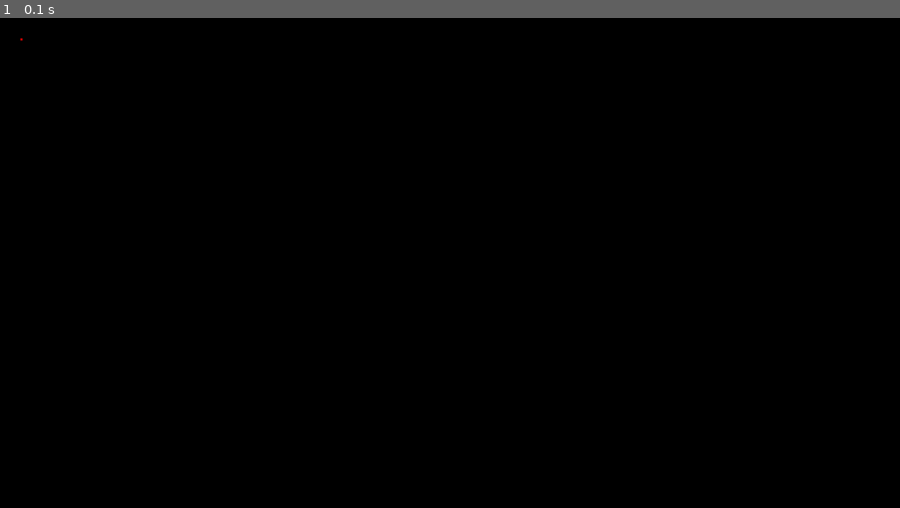
Above: before the commit, frame 1.
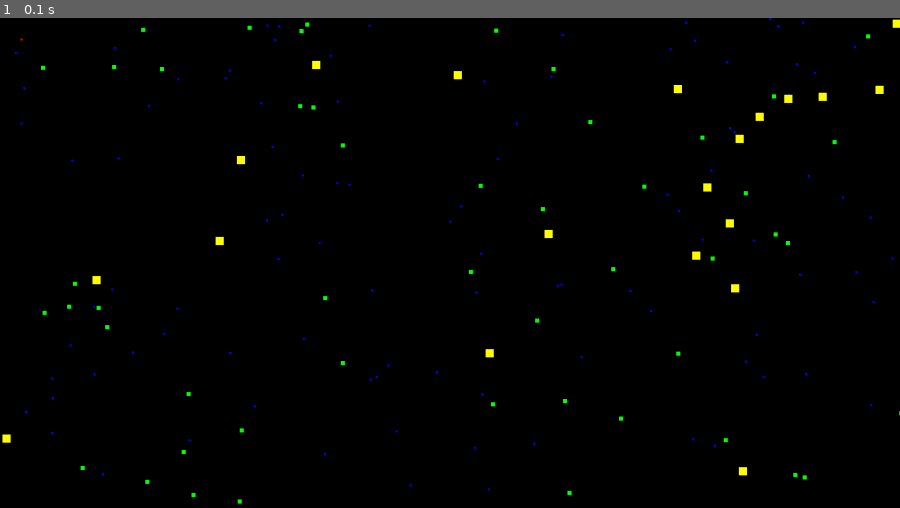
Above: after the commit, the same moment.

Repository: PureJD/Pygame-Projects
Game: pygame game, started from GERM/main.py
Same seed, same stepped clock (60 frames per second), same inputs: the game is played once before the commit and once after it.
Inputs:
- Up to frame 1 (0.1 s): no input

The runs differ from the first frame. In frame 1, 0.8% of the frame differs, in the area x 0-100%, y 0-100%.

Commit message:
Additional enemy class has been created

Diff:
--- /dev/null
+++ b/GERM/enemies.py
@@ -0,0 +1,13 @@
+import pygame
+
+class Enemy:
+    def __init__(self, x, y, width, height, color, screen):
+        self.x = x
+        self.y = y
+        self.width = width
+        self.height = height
+        self.color = color
+        self.screen = screen  # Pass screen as a parameter and store it as an attribute
+
+    def draw(self):
+        pygame.draw.rect(self.screen, self.color, (self.x, self.y, self.width, self.height))
--- a/GERM/main.py
+++ b/GERM/main.py
@@ -1,18 +1,52 @@
+import random
 import pygame
 from variables import *
 from main_character import Main_Character
+from enemies import Enemy
 
 # Initialize the game
 pygame.init()
 screen = pygame.display.set_mode((WIDTH, HEIGHT))
 pygame.display.set_caption("GERM")
 
-main_character = Main_Character(50, 50, 5, 5, RED, screen)  # Pass screen as an argument
+# Creation of the main character object
+main_character = Main_Character(50, 50, 5, 5, RED, screen)
+
+small_enemy_collection = []
+for i in range(100):
+    enemy = Enemy(random.randint(0, WIDTH), random.randint(0, HEIGHT), 5, 5, BLUE, screen)
+    small_enemy_collection.append(enemy)
+
+medium_enemy_collection = []
+for i in range(50):
+    enemy = Enemy(random.randint(0, WIDTH), random.randint(0, HEIGHT), 10, 10, GREEN, screen)
+    medium_enemy_collection.append(enemy)
+
+large_enemy_collection = []
+for i in range(20):
+    enemy = Enemy(random.randint(0, WIDTH), random.randint(0, HEIGHT), 20, 20, YELLOW, screen)
+    large_enemy_collection.append(enemy)
+
 
 gameloop = True
 while gameloop:
+    # Fill the background screen with black color
     screen.fill(BLACK)
+    # Draw the main character
     main_character.draw()
+
+    # Draw the enemy
+    for i in range(len(small_enemy_collection)):
+        small_enemy_collection[i].draw()
+    for i in range(len(medium_enemy_collection)):
+        medium_enemy_collection[i].draw()
+    for i in range(len(large_enemy_collection)):
+        large_enemy_collection[i].draw()
+
+
+
+
+
     for event in pygame.event.get():
         if event.type == pygame.QUIT:
             gameloop = False
--- a/GERM/variables.py
+++ b/GERM/variables.py
@@ -4,6 +4,7 @@
 RED = (255, 0, 0)
 GREEN = (0, 255, 0)
 BLUE = (0, 0, 255)
+YELLOW = (255, 255, 0)
 
 # Set up the screen
 WIDTH, HEIGHT = 2200, 1200
